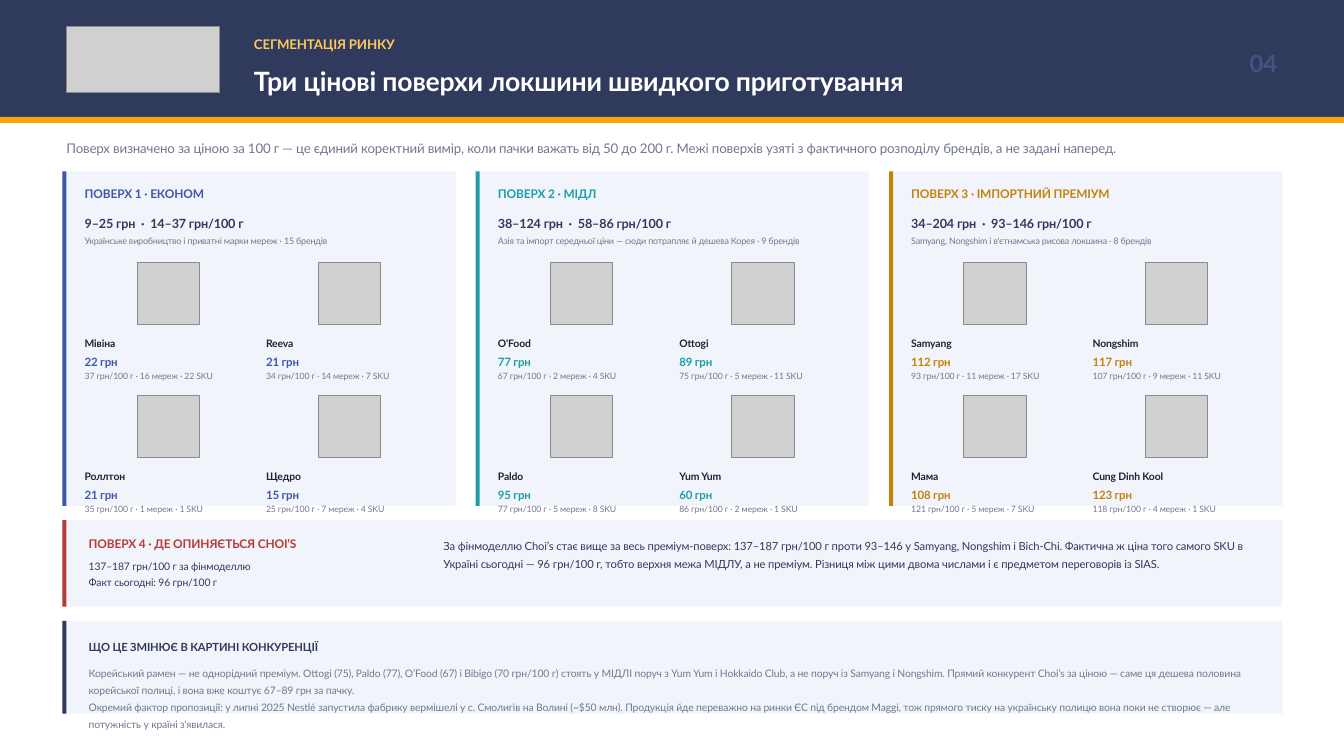
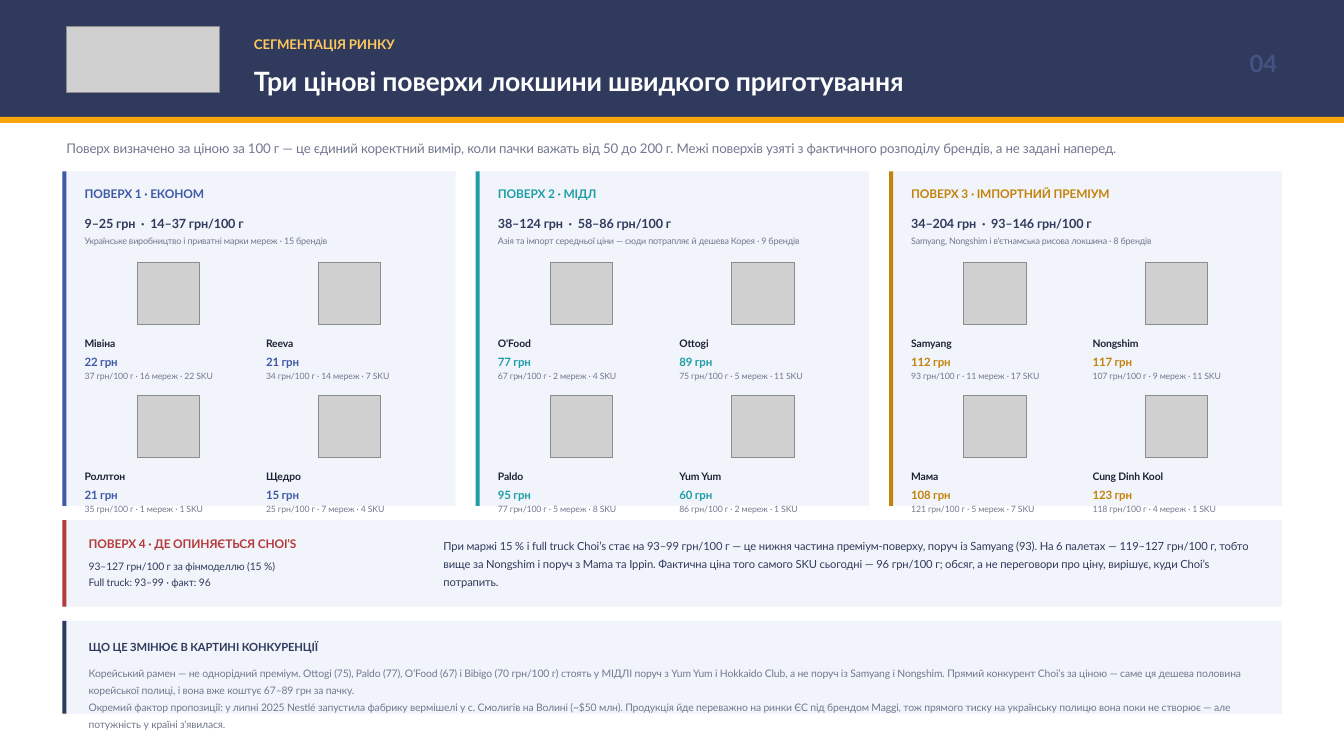
Before and after one commit to IllyaChaplygin/Chaplygin-Illya, a slide deck: slide 4 of Korean_Ramen_Ukraine_Market_Research.pptx. Drawn at 1344x756 pixels with LibreOffice and Linux fonts; fonts in the diff are those of the drawing; grey boxes stand for pictures. Boxes give left, top, right and bottom in pixels: in the first picture for what was removed or moved away, otherwise in the second. Text is boxed around its words. In the diff, an @@ line names an element or a change of style, - is before the commit and + after.

```diff
--- a/Korean_Ramen_Ukraine_Market_Research.pptx
+++ b/Korean_Ramen_Ukraine_Market_Research.pptx
@@ text at (x1=89, y1=562, x2=261, y2=588): text changed @@
-137–187 грн/100 г за фінмоделлю
-Факт сьогодні: 96 грн/100 г
+93–127 грн/100 г за фінмоделлю (15 %)
+Full truck: 93–99 · факт: 96
@@ text at (x1=443, y1=541, x2=1248, y2=588): text changed @@
-За фінмоделлю Choi’s стає вище за весь преміум-поверх: 137–187 грн/100 г проти 93–146 у Samyang, Nongshim і Bich-Chi. Фактична ж ціна того самого SKU в Україні сьогодні — 96 грн/100 г, тобто верхня межа МІДЛУ, а не преміум. Різниця між цими двома числами і є предметом переговорів із SIAS.
+При маржі 15 % і full truck Choi’s стає на 93–99 грн/100 г — це нижня частина преміум-поверху, поруч із Samyang (93). На 6 палетах — 119–127 грн/100 г, тобто вище за Nongshim і поруч з Mama та Ippin. Фактична ціна того самого SKU сьогодні — 96 грн/100 г; обсяг, а не переговори про ціну, вирішує, куди Choi’s потрапить.
```
Also in this commit, not shown: 6 other slides changed, 7 slides added, 1 other file.
